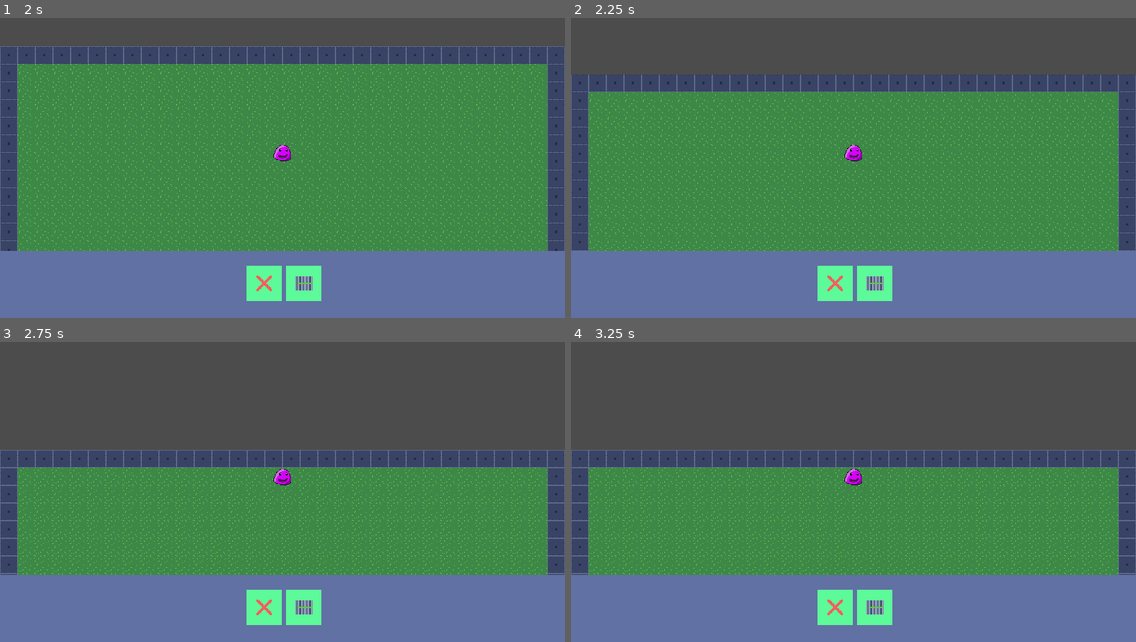
Above: before the commit, frames 1-4 (two rows, left to right).
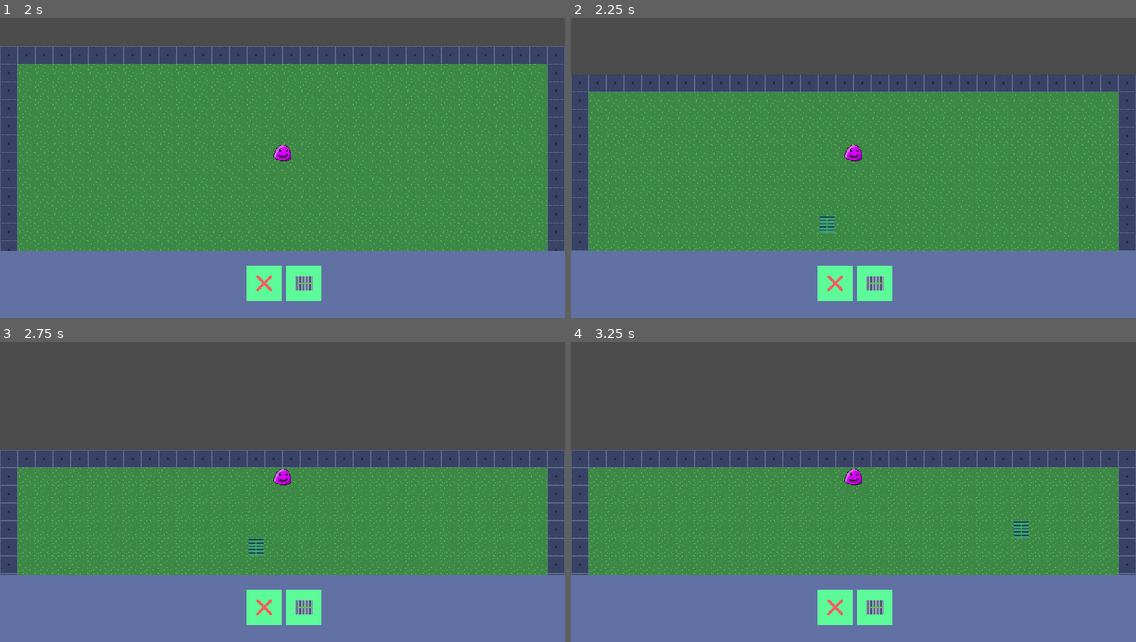
Above: after the commit, the same moments.

Repository: alexg-lviv/brewing_center
Game: Godot game, scene res://src/Scenes/MainScene.tscn
Two runs of this game, one before a commit and one after it. Both use one fixed random seed, a clock stepped at 60 frames per second and the inputs below.
Inputs (mouse positions are in pixels of both pictures, inside the frame that each line leads up to):
- Up to frame 1 (2 s): click (305, 282) at 0.5 s; click (265, 282) at 1.25 s
- Up to frame 2 (2.25 s): tap Enter at 2 s; move the mouse to (825, 219) at 2.02 s; hold W (move_up) from 2.03 s (still down); click (825, 219) at 2.1 s
- Up to frame 3 (2.75 s): keep holding W (move_up)
- Up to frame 4 (3.25 s): keep holding W (move_up); move the mouse to (1023, 525) at 2.77 s; click (1023, 525) at 2.85 s

Frame 1 is identical in both runs. In frame 2, 0.2% of the frame differs, in the area x 44-47%, y 65-72%; in frame 3, 0.2%; in frame 4, 0.2%.
Error after the commit: Invalid get index 'Reset' (on base: 'Dictionary'). (res://src/Scenes/MainScene.gd:114)

Commit message:
add docs to the main scene script

Diff:
--- a/Game/project.godot
+++ b/Game/project.godot
@@ -26,7 +26,7 @@
 
 [autoload]
 
-Glob="*res://src/Globals/Constants.gd"
+Glob="*res://src/Globals/Glob.gd"
 
 [display]
 
--- a/Game/src/Globals/Constants.gd
+++ /dev/null
@@ -1,5 +0,0 @@
-extends Node
-
-var GRID_STEP: int = 32
-
-var exit_build_mode_on_build: bool = false
--- /dev/null
+++ b/Game/src/Globals/Glob.gd
@@ -0,0 +1,12 @@
+extends Node
+
+var GRID_STEP: int = 32
+
+var exit_build_mode_on_build: bool = false
+
+var previews_dict: Dictionary = {
+	"Belt": "res://art/belt/s.png"
+}
+var objects_dict: Dictionary = {
+	"Belt": "res://src/Utils/Counveyour.tscn"
+}
--- a/Game/src/Scenes/MainScene.gd
+++ b/Game/src/Scenes/MainScene.gd
@@ -16,13 +16,8 @@
 onready var Player := get_node("Player")
 onready var PrevSprite: Sprite = get_node("ObjSprite")
 
-var previews_dict: Dictionary = {
-	"Belt": "res://art/belt/s.png"
-}
-var objects_dict: Dictionary = {
-	"Belt": "res://src/Utils/Counveyour.tscn"
-}
-
+## dictionary of all instanced buildings
+## the key is their grid coords, and the value is reference to the object itself
 var instances_dict: Dictionary = {}
 
 var obj_prev_name: String
@@ -41,7 +36,8 @@
 	elif demolish_mode:
 		handle_demolition()
 
-
+## if we are in demolition mode, the function handles everything connected to it
+## handles input, shades the objects, destroys on click
 func handle_demolition():
 	var mouse_pos = get_global_mouse_position()
 	var grid_pos = get_grid_pos(mouse_pos)
@@ -52,13 +48,18 @@
 		_last_shaded_red = grid_pos
 		if Input.is_action_just_pressed("click"):
 			destroy_object(grid_pos)
+	if Input.is_action_just_pressed("ui_cancel"): demolish_mode = false
 
 
+## destroys the object, calls its death function and removes the object from instances dict
 func destroy_object(grid_pos: Vector2):
 	instances_dict[grid_pos].die()
 	instances_dict.erase(grid_pos)
 
 
+## if we are in build mode, the function handles everything connected to it
+## previews object, shades it, checks if we can place it there
+## handles input and actualy builds
 func handle_building():
 	var mouse_pos: Vector2 = get_global_mouse_position()
 	var grid_pos: Vector2 = get_grid_pos(mouse_pos)
@@ -75,6 +76,11 @@
 	handle_rotation()
 
 
+## handle rotation for the objects
+## 0   == up
+## 90  == right
+## 180 == down
+## 270 == left
 func handle_rotation():
 	if Input.is_action_just_pressed("ui_left"):
 		build_rotation_degrees = 270
@@ -86,8 +92,11 @@
 		build_rotation_degrees = 180
 
 
+## signal that handles UI build button actions
+## it can eather specify which object to build
+## or enter demolition mode
 func _on_build_button_pressed(building_type: String):
-	if building_type == "Reset":
+	if building_type == "Demolish":
 		build_mode = false
 		demolish_mode = true
 		reset_preview()
@@ -98,19 +107,25 @@
 		set_preview(build_type)
 
 
+## set prewiew of the object we are going to build
+## set texture, z-index, rotation
 func set_preview(prev_name: String):
 	obj_prev_name = prev_name
-	var new_obj_sprite = load(previews_dict[prev_name])
+	var new_obj_sprite = load(Glob.previews_dict[prev_name])
 	PrevSprite.set_texture(new_obj_sprite)
 	PrevSprite.rotation_degrees = build_rotation_degrees
 	PrevSprite.z_index = 4
 
 
-func get_grid_pos(mouse_pos: Vector2) -> Vector2:
+## helper function to gridify the coordinates
+func get_grid_pos(pos: Vector2) -> Vector2:
 	return Vector2(
-		stepify(mouse_pos.x + Glob.GRID_STEP / 2, Glob.GRID_STEP) - Glob.GRID_STEP / 2,
-		stepify(mouse_pos.y + Glob.GRID_STEP / 2, Glob.GRID_STEP) - Glob.GRID_STEP / 2)
+		stepify(pos.x + Glob.GRID_STEP / 2, Glob.GRID_STEP) - Glob.GRID_STEP / 2,
+		stepify(pos.y + Glob.GRID_STEP / 2, Glob.GRID_STEP) - Glob.GRID_STEP / 2)
 
+
+## updates preview textures, called from _process
+## responsible for shading if the building can be built on the coordinates or no
 func update_texture_preview(grid_pos: Vector2, can_build: bool):
 	PrevSprite.global_position = grid_pos
 	PrevSprite.rotation_degrees = build_rotation_degrees
@@ -119,13 +134,15 @@
 	else:
 		PrevSprite.modulate = "ff6565"
 
-
+## reset preview for preview sprite
+## make it invisible
 func reset_preview():
 	PrevSprite.set_texture(null)
 
-
+## create object to scene, set its gridified position and rotation
+## add it to the building instances dict
 func place_object(object_name: String, grid_pos: Vector2):
-	var NewObj = load(objects_dict[object_name]).instance()
+	var NewObj = load(Glob.objects_dict[object_name]).instance()
 	add_child(NewObj)
 	NewObj.position = grid_pos
 	NewObj.rotation_degrees = build_rotation_degrees
